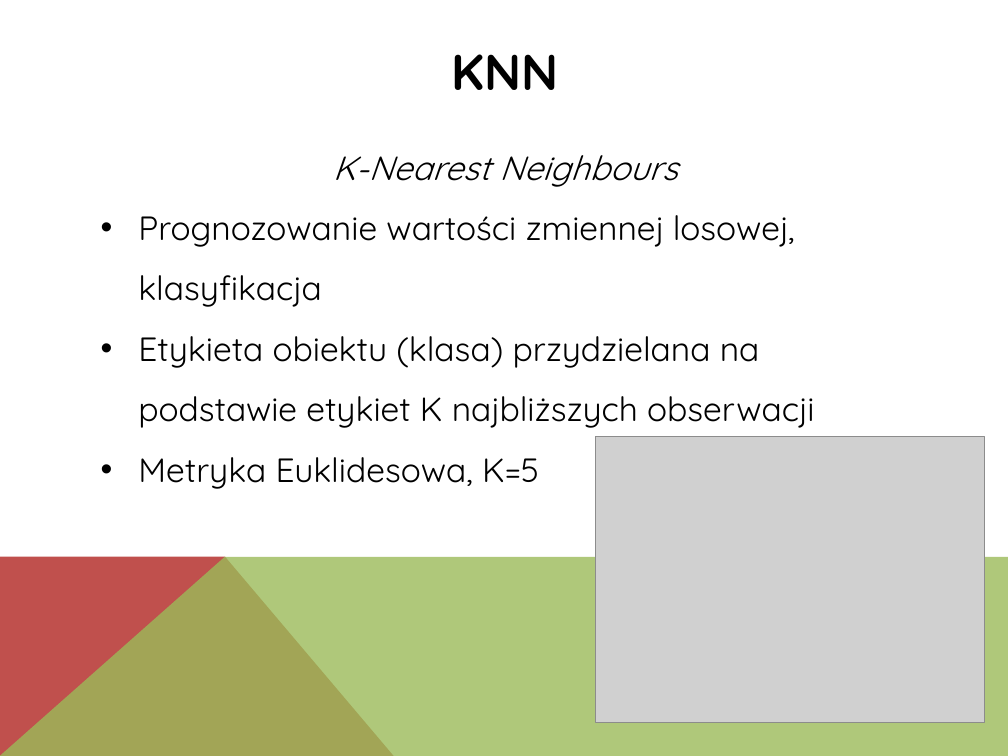
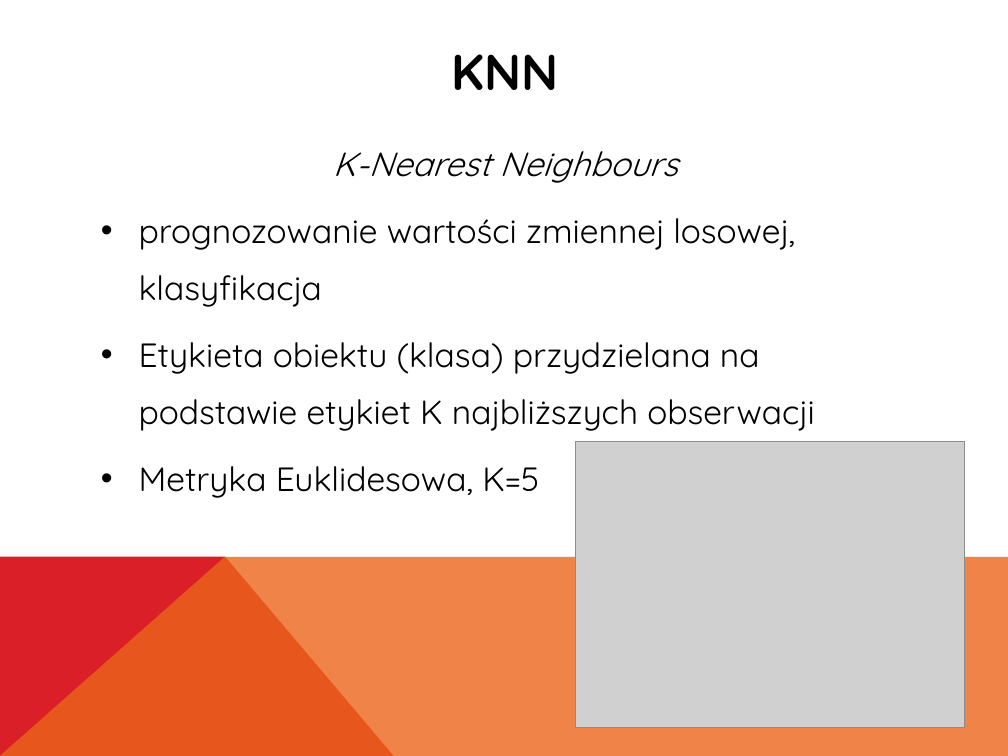
Before and after one commit to Waszker/PhysionetChallenge, a slide deck: slide 7 of Report and presentation/Prezentacja.pptx. Drawn at 1008x756 pixels with LibreOffice and Linux fonts; fonts in the diff are those of the drawing; grey boxes stand for pictures. Boxes give left, top, right and bottom in pixels: in the first picture for what was removed or moved away, otherwise in the second. Text is boxed around its words. In the diff, an @@ line names an element or a change of style, - is before the commit and + after.

```diff
--- a/Report and presentation/Prezentacja.pptx
+++ b/Report and presentation/Prezentacja.pptx
@@ text at [139,151,814,498]: indent changed; line spacing 1.5 to 1.4; more space between paragraphs @@
@@ text at [139,218,795,307]: text changed @@
-• Prognozowanie wartości zmiennej losowej, klasyfikacja
+• prognozowanie wartości zmiennej losowej, klasyfikacja
@@ picture: place and size @@
-picture at [596,436,985,722]
+picture at [576,442,965,727]
@@ freeform shape at [0,556,394,756]: fill #C0504D to #DA1F28 @@
@@ freeform shape at [0,556,1008,756]: fill #9BBB59 at 80% opacity to #EB641B at 80% opacity @@
```
Also in this commit, not shown: 9 other slides changed.
